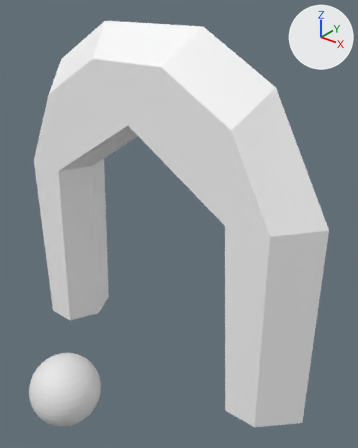
Before and after pictures for a commit that changed the Blender file BlenderModels/StandardPortalFrame.blend.
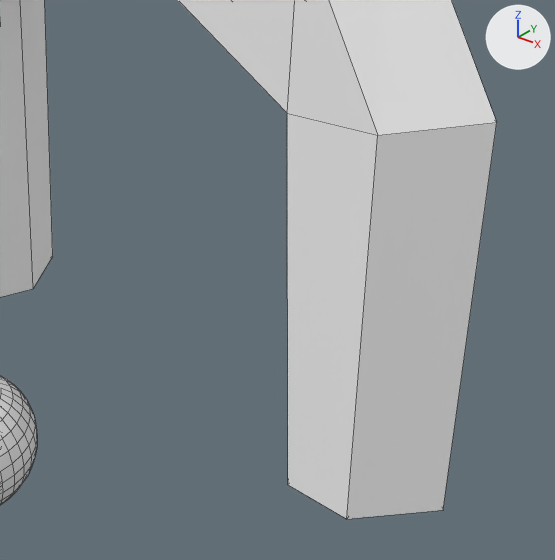
Old and new are each drawn whole from a 50 mm camera at (4.61, -5.17, 5.7) aimed at (0.75, -0.34, 2.71) and again close up on the part from 23% to 100% of the width and 38% to 100% of the height. The lights are fixed; the arrows at upper right show +X, +Y and +Z. The older version's two pictures come first. The close-ups show mesh edges as thin lines.

The first close-up shows 'PlayerReference', 'PortalFrame'.
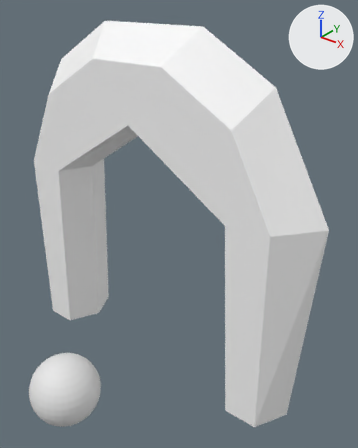
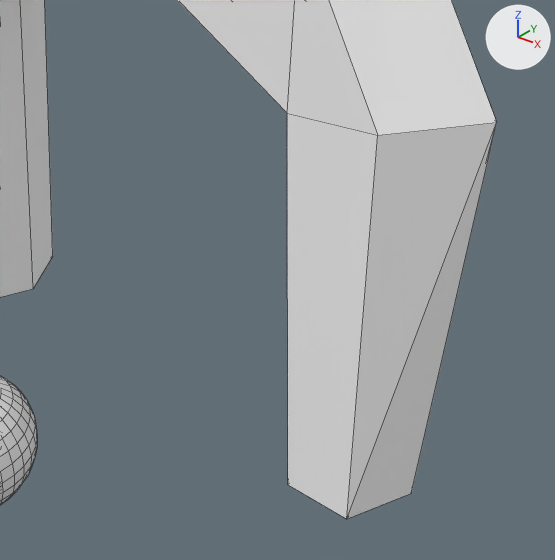
Pixel boxes [x1, y1, x2, y2] of what changed, in the close-ups (555 x 560 px):
part 1 of me_cube_002, cut back
    both: [347, 122, 497, 519]

Diff of the bpy script that builds the scene:
```diff
--- a/BlenderModels/StandardPortalFrame.blend.py
+++ b/BlenderModels/StandardPortalFrame.blend.py
@@ me_cube_002 @@
 # used by ob_portalframe; location = (0.0, 0.0, 0.0)
 # verts and faces of me_cube_002; kept vertices keep their numbers, new ones are numbered from 39
 # before: 22 (2.23, 0.5, 3.05), 23 (2.25, 0.5, 0.0), 24 (2.25, -0.5, 0.0) at pixel (346, 519), 25 (2.23, -0.5, 3.05) at pixel (377, 135), 32 (2.75, 0.0, 0.0) at pixel (443, 510)
 # before: 33 (2.72, 0.0, 3.09) at pixel (496, 122)
-me_cube_002.from_pydata(...)  # 39 vertices, 42 faces; spans x -2.75..2.75, y -0.5..0.5, z 0.0..5.24
+me_cube_002.from_pydata(...)  # 39 vertices, 46 faces; spans x -2.72..2.72, y -0.5..0.5, z 0.0..5.24
+# me_cube_002 part 1
+delete_faces([(24, 32, 33, 25), (22, 33, 32, 23)])
+verts[32] = (2.5, 0.0, 0.0)  # moved, pixel (411, 493)
+faces += [(24, 32, 33), (23, 33, 32), (24, 33, 25), (22, 33, 23)]
+# other edits to the shape of me_cube_002 do not show in these pictures
 me_cube_002.materials.append(mat_material_001)
```
